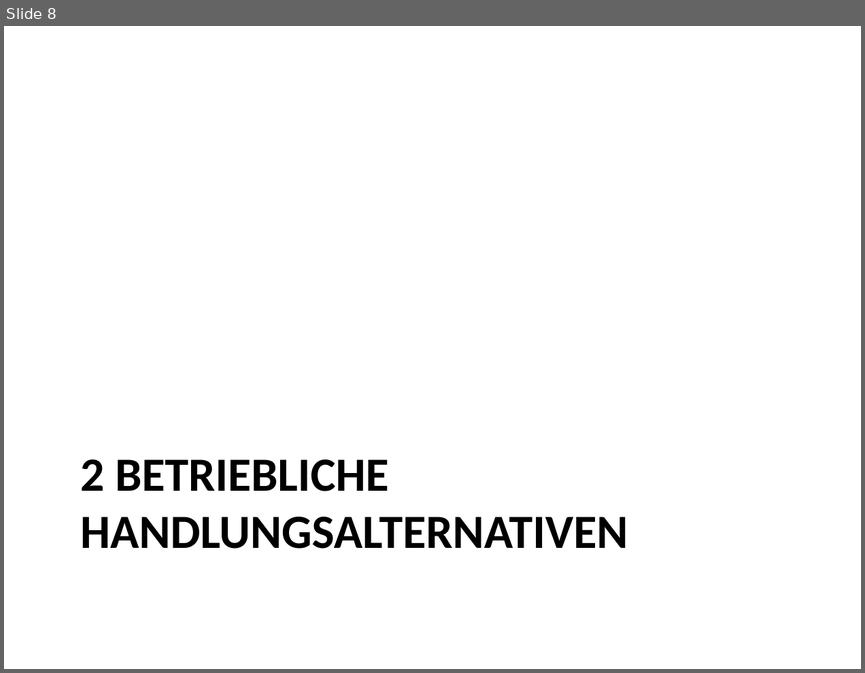
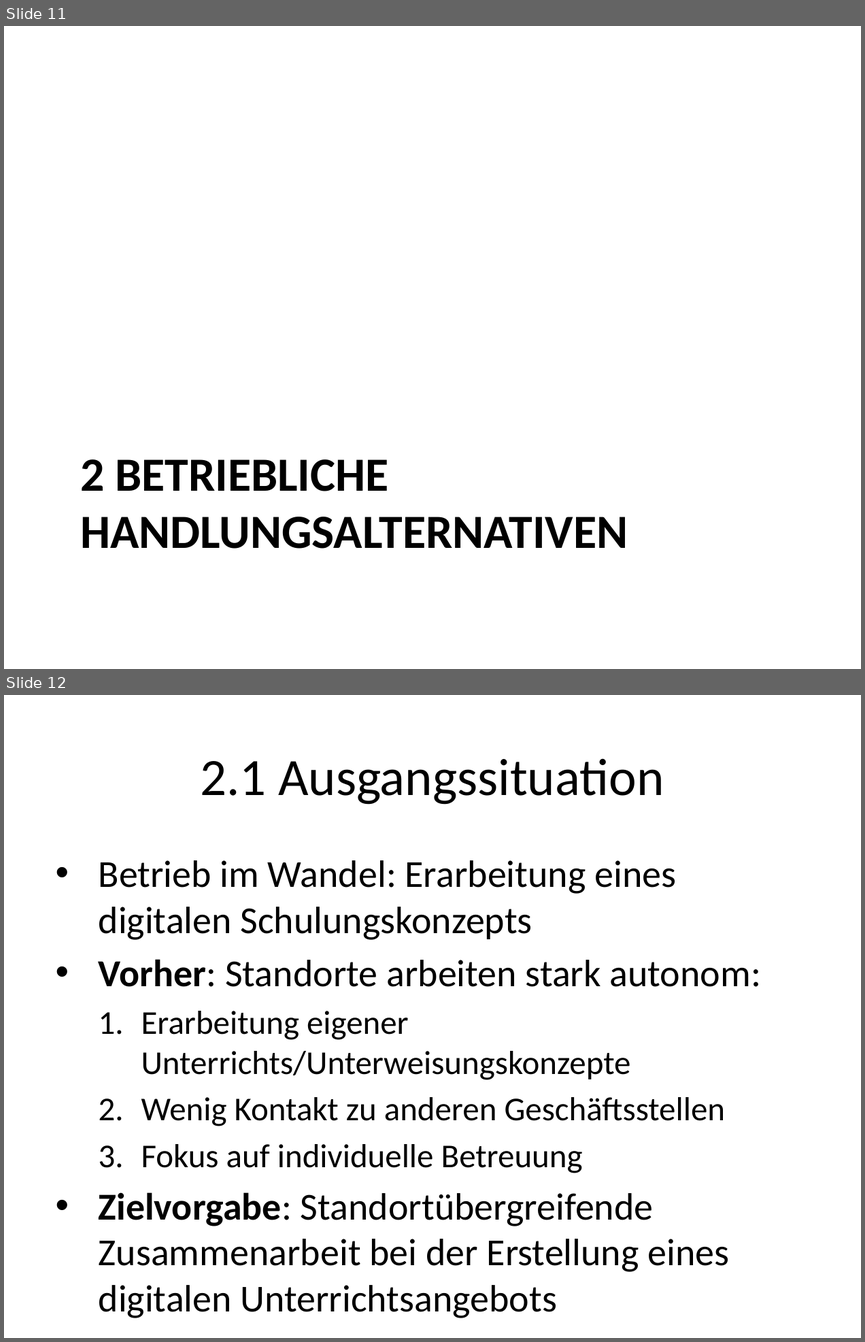
Before and after one commit to roman91DE/wipaed, a slide deck: praktikum/praesentation/praesentation.pptx. Shown one above the other, each under a label of ours: slide 8 before the commit, slides 11 and 12 after it. The pictures are 865x673 and 865x1342 pixels, drawn with LibreOffice and Linux fonts; fonts in the diff are those of the drawing. Boxes give left, top, right and bottom in pixels: in the first picture for what was removed or moved away, otherwise in the second. Text is boxed around its words. In the diff, an @@ line names an element or a change of style, - is before the commit and + after.

```diff
--- a/praktikum/praesentation/praesentation.pptx
+++ b/praktikum/praesentation/praesentation.pptx
@@ slide 12 added at <box>4,695,861,1338</box>, background #FFFFFF @@
@@ title added at <box>200,758,664,804</box>, 44 pt, text #000000 @@
+2.1 Ausgangssituation
@@ text added at <box>99,860,762,1272</box>, 32 pt, text #000000 @@
+• Betrieb im Wandel: Erarbeitung eines digitalen Schulungskonzepts
+• Vorher: Standorte arbeiten stark autonom:
+  1. Erarbeitung eigener Unterrichts/Unterweisungskonzepte
+  2. Wenig Kontakt zu anderen Geschäftsstellen
+  3. Fokus auf individuelle Betreuung
+• Zielvorgabe: Standortübergreifende Zusammenarbeit bei der Erstellung eines digitalen Unterrichtsangebots
@@ what was slide 8 is now slide 11 @@
```
Also in this commit, not shown: 3 slides changed, 11 other slides added, 3 slides removed, 4 other files.
